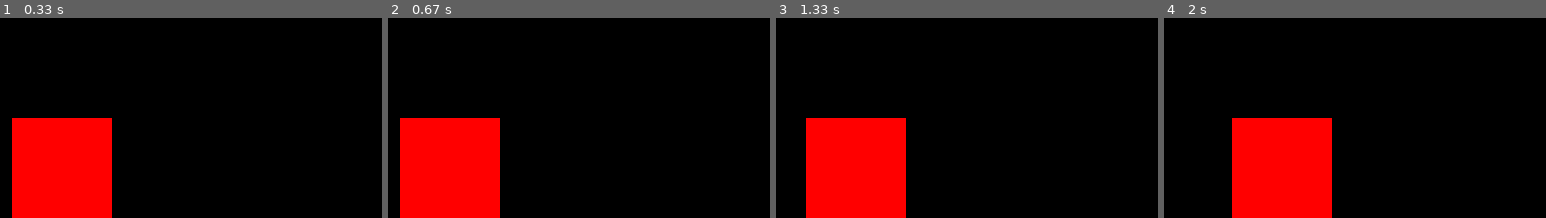
Above: before the commit, frames 1-4 (left to right).
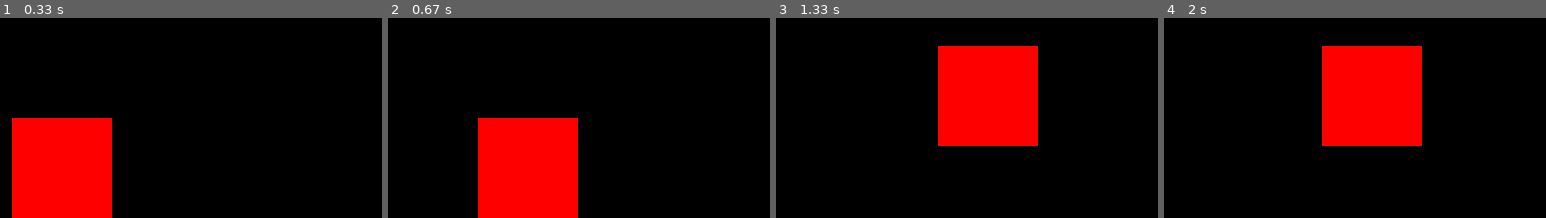
Above: after the commit, the same moments.

Repository: PanUcitelCz/PyGame
Game: pygame game, started from main.py
Same seed, same stepped clock (60 frames per second), same inputs: the game is played once before the commit and once after it.
Inputs:
- Up to frame 1 (0.33 s): no input
- Up to frame 2 (0.67 s): hold Right from 0.33 s (still down)
- Up to frame 3 (1.33 s): release Right at 0.8 s; hold Up 0.83-1.13 s; hold D from 1.17 s (still down)
- Up to frame 4 (2 s): release D at 1.63 s; hold Left from 1.67 s (still down)

Frame 1 is identical in both runs. In frame 2, 20% of the frame differs, in the area x 3-50%, y 50-100%; in frame 3, 26%, in the area x 7-69%, y 14-100%; in frame 4, 25%.

Commit message:
Hráč již nevyjíždí z okna ven

Diff:
--- a/main.py
+++ b/main.py
@@ -29,13 +29,13 @@
 
     key = pygame.key.get_pressed()
 
-    if key[pygame.K_a] == True:
+    if (key[pygame.K_a] or key[pygame.K_LEFT]) and player.left > 0:
         player.move_ip(-1, 0)
-    elif key[pygame.K_d] == True:
+    elif (key[pygame.K_d] or key[pygame.K_RIGHT]) and player.right < width:
         player.move_ip(1, 0)
-    elif key[pygame.K_w] == True:
+    elif (key[pygame.K_w]  or key[pygame.K_UP]) and player.top > 0:
         player.move_ip(0, -1)
-    elif key[pygame.K_s] == True:
+    elif (key[pygame.K_s] or key[pygame.K_DOWN]) and player.bottom < height:
         player.move_ip(0, 1)
 
 
@@ -50,7 +50,7 @@
     pygame.display.update()
 
     # Omezení snímkové frekvence na 60 FPS
-    clock.tick(60)
+    clock.tick(300)
 
 # Ukončení pygame
 pygame.quit()
